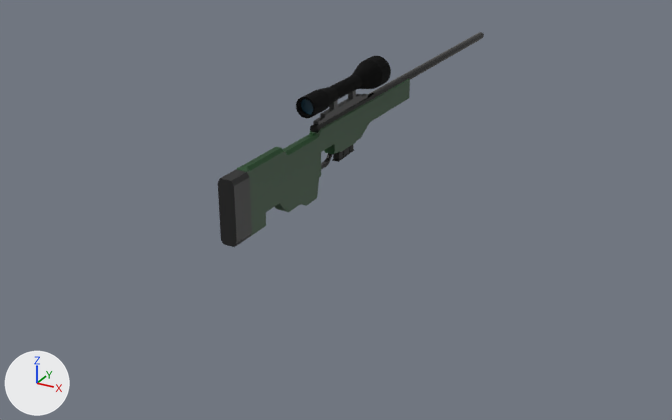
One commit to the Blender file Guns/LowPolyAWM.blend: the scene before it, then after it.
The view is the same before and after, from a 50 mm lens placed at (2.86, -5.87, 2.4), pointed at (-0.16, -0.39, -0.34). The lights are fixed; the arrows at lower left show +X, +Y and +Z.

The scene before the commit, as lines of its bpy script (objects in view):
```python
me_cube = bpy.data.meshes.new('Cube')
me_cube.from_pydata(...)  # 185 vertices, 153 faces; spans x 0.0..0.2, y -7.12..1.53, z 0.07..2.24
# faces by material slot: [102, 16, 35]
me_cube.materials.append(mat_material)  # dark green #093f15
me_cube.materials.append(mat_material_001)  # black #1b1b1b
me_cube.materials.append(mat_material_003)  # black #333333
me_cube_002 = bpy.data.meshes.new('Cube.002')
me_cube_002.from_pydata(...)  # 16 vertices, 14 faces; spans x -0.6..0.71, y 32.83..42.76, z -12.77..-8.25
me_cube_002.materials.append(mat_material_004)  # black #202020
me_cylinder = bpy.data.meshes.new('Cylinder')
me_cylinder.from_pydata(...)  # 128 vertices, 98 faces; spans x -0.8..0.8, y 11.2..12.8, z -50.5..24.2
me_cylinder.materials.append(mat_material_002)  # black #252524
me_cylinder_001 = bpy.data.meshes.new('Cylinder.001')
me_cylinder_001.from_pydata(...)  # 320 vertices, 290 faces; spans x -0.28..0.28, y 1.46..2.03, z 0.17..2.87
# faces by material slot: [288, 2]
me_cylinder_001.materials.append(mat_scope)  # black #0e0e0e
me_cylinder_001.materials.append(mat_glass)  # dark blue #14394b
ob_core = bpy.data.objects.new('Core', me_cube)
ob_core.location = (0.0, 0.0, 0.0)
ob_core.scale = (0.273, 0.273, 0.273)
_m = ob_core.modifiers.new('Mirror', 'MIRROR')
_m.use_clip = True
ob_cube = bpy.data.objects.new('Cube', me_cube_002)
ob_cube.location = (0.0, 0.0, 0.0)
ob_cube.scale = (-0.0221, -0.0221, -0.0221)
ob_lufa = bpy.data.objects.new('Lufa', me_cylinder)
ob_lufa.location = (0.0, 0.0, 0.0)
ob_lufa.rotation_euler = (1.571, 0.0, 0.0)  # degrees (90, 0, 0)
ob_lufa.scale = (0.0398, 0.0398, 0.0398)
ob_scope = bpy.data.objects.new('Scope', me_cylinder_001)
ob_scope.location = (0.0, 0.0, 0.0)
ob_scope.rotation_euler = (1.571, 0.0, 0.0)  # degrees (90, 0, 0)
ob_scope.scale = (0.373, 0.373, 0.373)
```
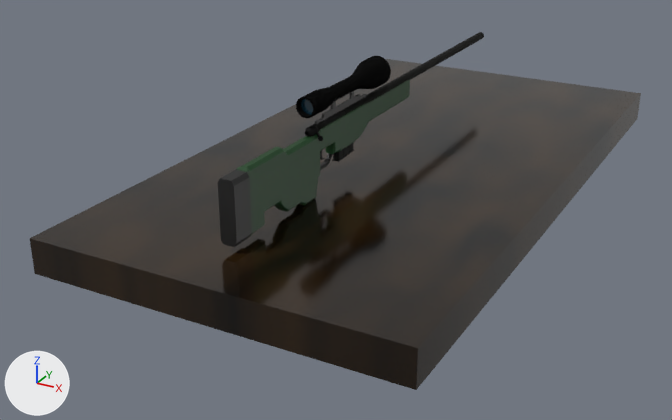
Location of each change, (x1, y1, x2, y2) in pixels of the pictures (672 x 420 px; the box of a moved part takes in the faces that stretch with it):
'Cube', reshaped, moved, rescaled
    before: (321, 153, 333, 169)
    after: (30, 59, 641, 390)
'Cylinder', added
    after: (305, 111, 346, 137)
'TrigGuard', added
    after: (320, 153, 333, 170)
part 1 of me_cube, moved or reshaped
    before: (250, 79, 410, 236)
    after: (247, 79, 410, 236)
part 2 of me_cylinder, built on (black)
    after: (313, 32, 484, 132)
part 3 of me_cylinder, shading changed
    before: (310, 125, 318, 133)

The change, as a list of edits to the scene's bpy script:
```text
Add mat_material_007:
    mat_material_007 = bpy.data.materials.new('Material.007')
    # nodes: BsdfPrincipled, OutputMaterial, TexNoise, ValToRGB
    # colours: black #000000, brown #382611
Add mat_material_005:
    mat_material_005 = principled_material('Material.005')
    mat_material_005.base_color = (0.0186, 0.0188, 0.0175)  # black #252524
    mat_material_005.metallic = 0.78
    mat_material_005.roughness = 0.796
    mat_material_005.specular_ior_level = 0.127
Add mat_material_006:
    mat_material_006 = principled_material('Material.006')
    mat_material_006.base_color = (0.0204, 0.0204, 0.0204)  # black #272727
    mat_material_006.metallic = 0.905
    mat_material_006.roughness = 0.873
    mat_material_006.specular_ior_level = 0.23
Change me_cube:
    used by ob_core; location = (0.0, 0.0, 0.0); scale = (0.273, 0.273, 0.273)
    remove me_cube.from_pydata(...)  # 185 vertices, 153 faces; spans x 0.0..0.2, y -7.12..1.53, z 0.07..2.24
    add me_cube.from_pydata(...)  # 244 vertices, 209 faces; spans x 0.0..0.2, y -7.12..1.53, z 0.07..2.24
    me_cube part 1: 22 vertices moved from x 0.07..0.14, y -3.12..-1.25, z 0.87..2.24 to x 0.02..0.14, y -3.12..-1.25, z 0.87..2.24; 39 vertices removed from x 0.0..0.14, y -6.43..1.53, z 0.07..1.92; 98 vertices added at x 0.0..0.14, y -6.48..1.53, z 0.07..1.92
Change me_cylinder:
    used by ob_lufa; location = (0.0, 0.0, 0.0); rotation_euler = (1.571, 0.0, 0.0), in degrees (90, 0, 0); scale = (0.0398, 0.0398, 0.0398)
    remove me_cylinder.from_pydata(...)  # 128 vertices, 98 faces; spans x -0.8..0.8, y 11.2..12.8, z -50.5..24.2
    remove me_cylinder.materials.append(mat_material_002)  # black #252524
    add me_cylinder.from_pydata(...)  # 206 vertices, 170 faces; spans x -0.8..0.8, y 11.2..12.8, z -50.5..24.2
    me_cylinder part 2: 32 vertices removed from x -0.5..0.5, y 11.5..12.5, z 21.7; 78 vertices added at x -0.8..0.8, y 11.2..12.8, z 14.6..21.2
    me_cylinder part 3: 33 kept faces spanning x -0.8..0.8, y 11.2..12.8, z -50.5..24.2 are now shaded smooth
    add me_cylinder.materials.append(mat_material_005)  # black #252524
Add me_cube_004:
    me_cube_004.from_pydata(...)  # a box spanning x -1.0..1.0, y -1.0..1.0, z -1.0..1.0
    me_cube_004.materials.append(mat_material_007)
Add me_cylinder_003:
    me_cylinder_003.from_pydata(...)  # 296 vertices, 266 faces; spans x 4.47..6.7, y 11.09..13.31, z 15.02..27.54
    me_cylinder_003.materials.append(mat_material_006)  # black #272727
Change ob_cube:
    ob_cube: bpy.data.objects.new('Cube', me_cube_002) -> bpy.data.objects.new('Cube', me_cube_004)
    ob_cube.location: (0.0, 0.0, 0.0) -> (0.104, 0.062, -0.101)
    ob_cube.scale: (-0.0221, -0.0221, -0.0221) -> (1.26, 2.41, 0.119)
Add ob_cylinder:
    ob_cylinder = bpy.data.objects.new('Cylinder', me_cylinder_003)
    ob_cylinder.location = (-0.202, 0.0, 0.0)
    ob_cylinder.rotation_euler = (1.571, 0.0, 0.0)  # degrees (90, 0, 0)
    ob_cylinder.scale = (0.0384, 0.0384, 0.0384)
Add ob_trigguard:
    ob_trigguard = bpy.data.objects.new('TrigGuard', me_cube_002)
    ob_trigguard.location = (0.0, 0.0, 0.0)
    ob_trigguard.scale = (-0.0221, -0.0221, -0.0221)
```
